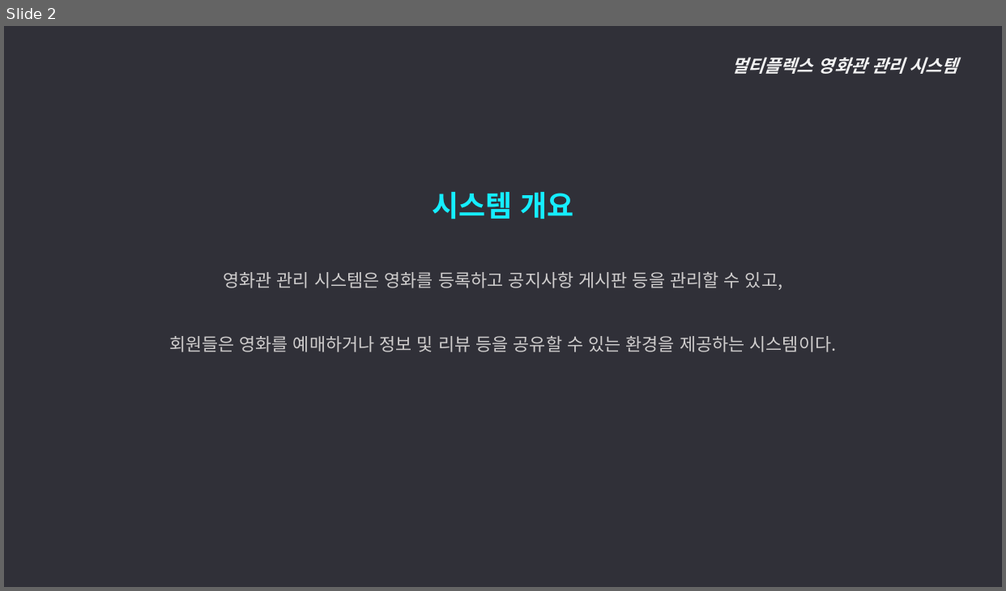
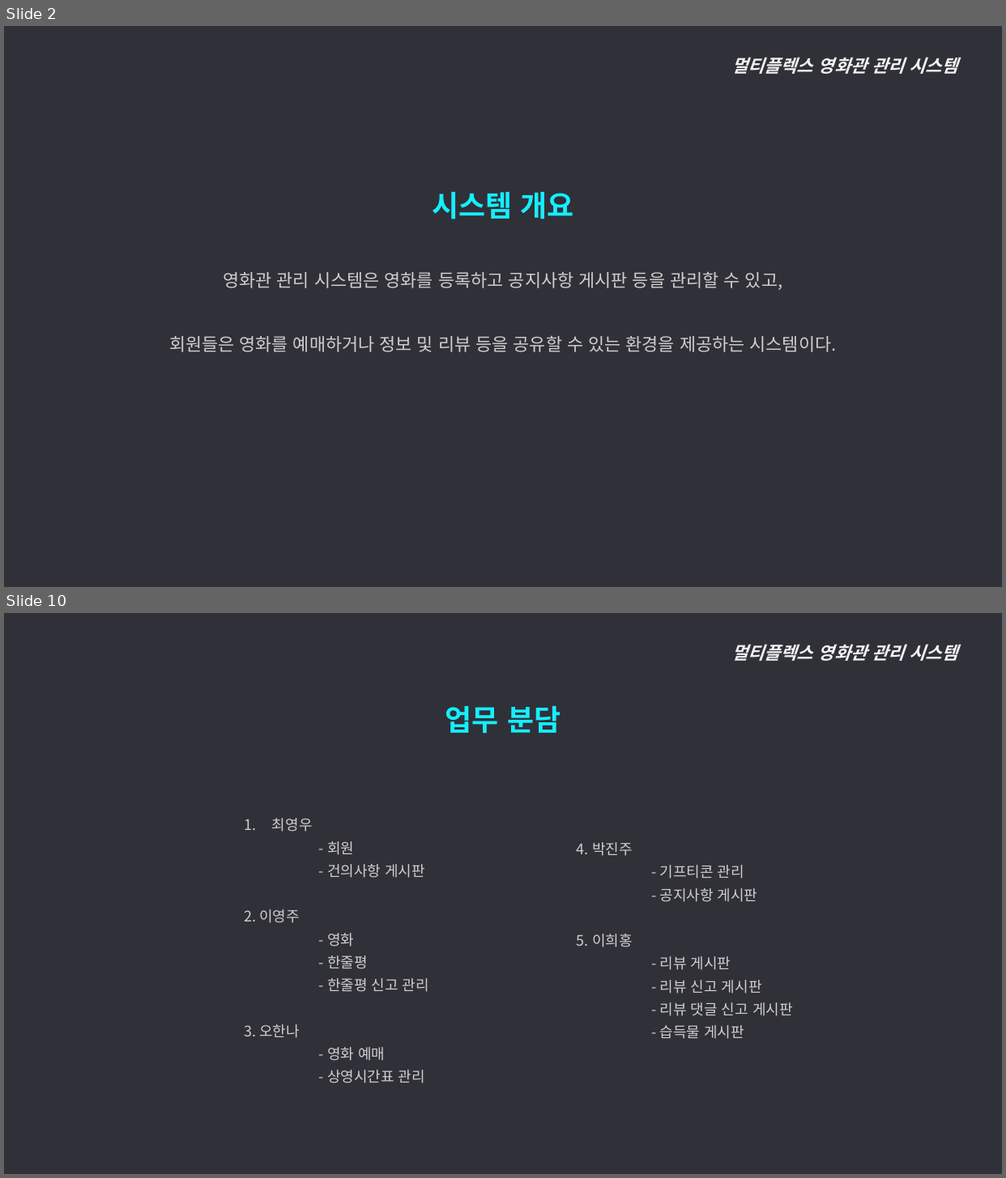
Before and after one commit to ywc-412/MultiplexTeamProject, a slide deck: 개발문서/2조 개요, 요구사항, 메뉴구조도.pptx. Shown one above the other, each under a label of ours: slide 2 before the commit, slides 2 and 10 after it; the slides between them are not shown. The pictures are 1006x591 and 1006x1178 pixels, drawn with LibreOffice and Linux fonts; fonts in the diff are those of the drawing. Boxes give left, top, right and bottom in pixels: in the first picture for what was removed or moved away, otherwise in the second. Text is boxed around its words. In the diff, an @@ line names an element or a change of style, - is before the commit and + after.

Commit message:
WBS, 업무분담 추가

```diff
--- a/개발문서/2조 개요, 요구사항, 메뉴구조도.pptx
+++ b/개발문서/2조 개요, 요구사항, 메뉴구조도.pptx
@@ slide 10 added at (4, 613, 1002, 1174), background #303038 @@
@@ text added at (731, 644, 958, 661), 17 pt, text #F2F2F2, bold, italic @@
+멀티플렉스 영화관 관리 시스템
@@ text added at (445, 706, 560, 733), 28 pt, text #15EEFF, bold @@
+업무 분담
@@ text added at (244, 818, 429, 1084), 14 pt, text #D0CECE @@
+  1. 최영우
+  - 회원
+  - 건의사항 게시판
+  2. 이영주
+  - 영화
+  - 한줄평
+  - 한줄평 신고 관리
+  3. 오한나
+  - 영화 예매
+  - 상영시간표 관리
@@ text added at (577, 842, 793, 1039), 14 pt, text #D0CECE @@
+  4. 박진주
+  - 기프티콘 관리
+  - 공지사항 게시판
+  5. 이희홍
+  - 리뷰 게시판
+  - 리뷰 신고 게시판
+  - 리뷰 댓글 신고 게시판
+  - 습득물 게시판
```
Also in this commit, not shown: 1 slide changed, 10 other slides added.
